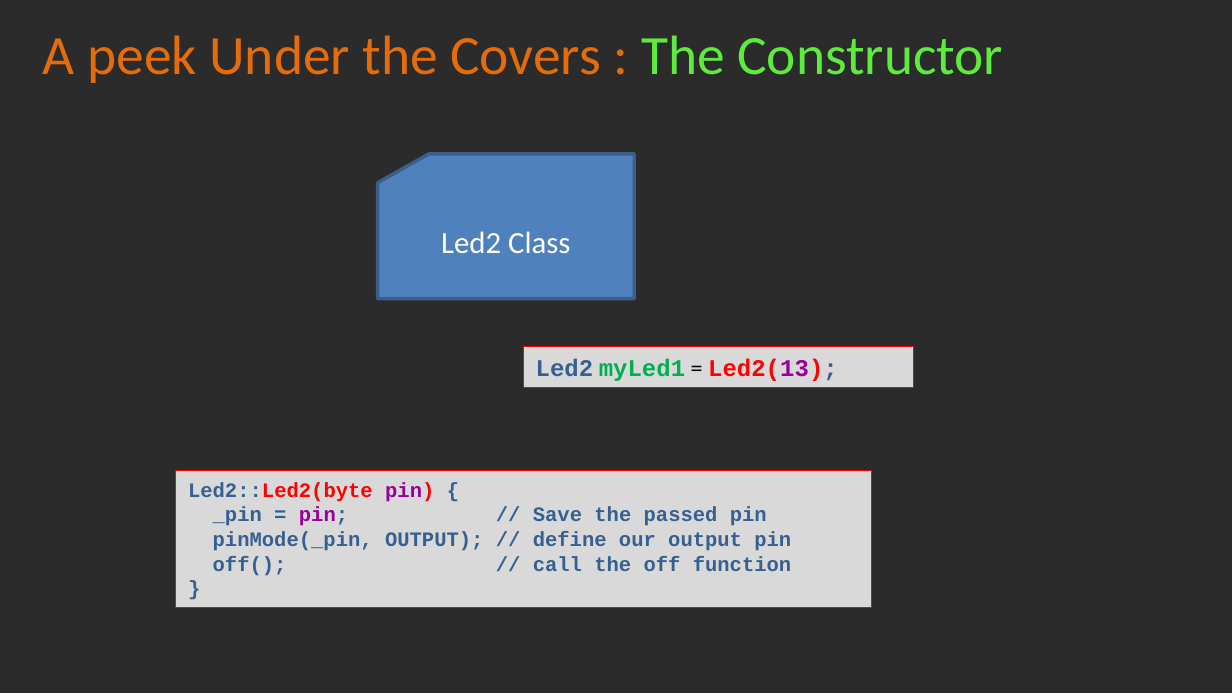
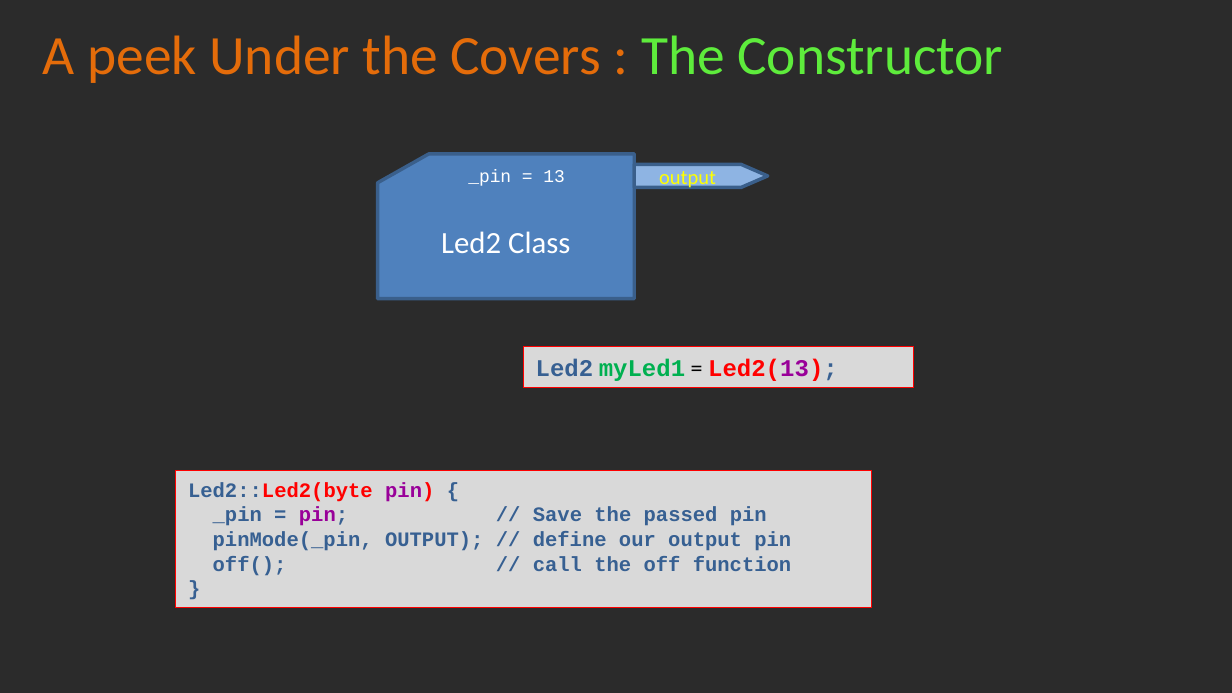
Before and after one commit to Alan-Lomax/MERG-SIG-Presentations, a slide deck: slide 23 of Introduction to Class Programming Part 1.pptx. Drawn at 1232x693 pixels with LibreOffice and Linux fonts; fonts in the diff are those of the drawing; background and template pictures are left out; a plain dark background stands for a picture behind light text. Boxes give left, top, right and bottom in pixels: in the first picture for what was removed or moved away, otherwise in the second. Text is boxed around its words. In the diff, an @@ line names an element or a change of style, - is before the commit and + after.

```diff
--- a/Introduction to Class Programming Part 1.pptx
+++ b/Introduction to Class Programming Part 1.pptx
@@ text added at (x1=468, y1=169, x2=564, y2=186), 10.5 pt, text #FFFFFF @@
+_pin = 13
@@ flow chart offpage connector added at (x1=635, y1=164, x2=768, y2=188), fill #8EB4E3, outline #3A5F8C 2 pt, 12 pt, text #FFFF00 @@
+output
```
Also in this commit, not shown: 10 other slides changed.
